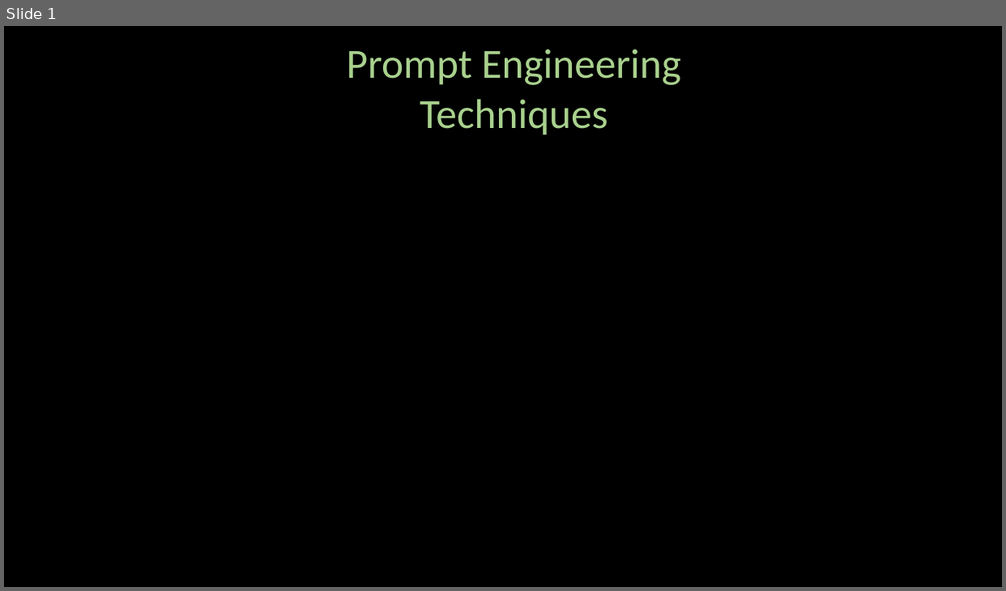
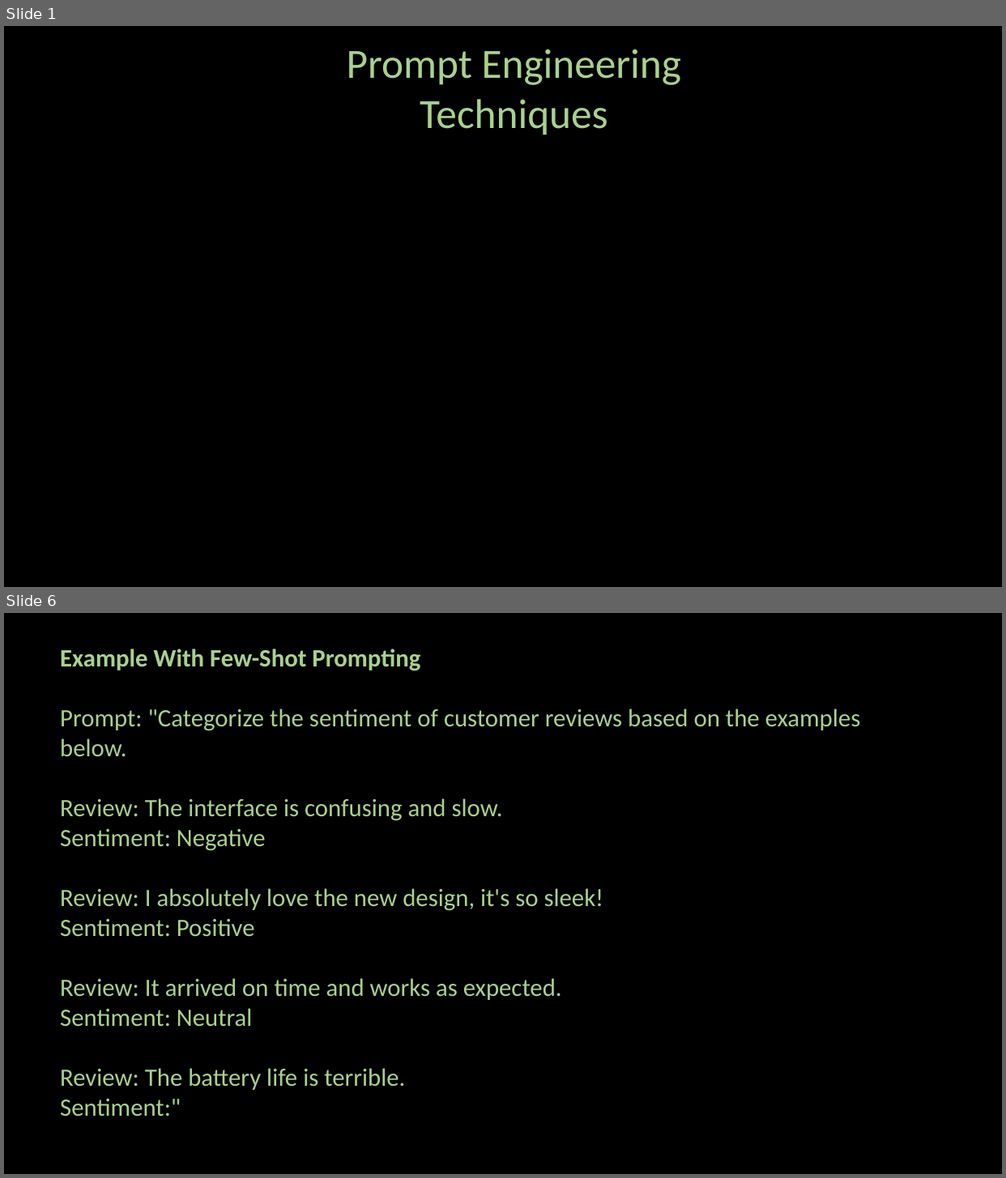
Before and after one commit to ash322ash422/youtube, a slide deck: prompt_engineering/pe-2-techniques.pptx. Shown one above the other, each under a label of ours: slide 1 before the commit, slides 1 and 6 after it; the slides between them are not shown. The pictures are 1006x591 and 1006x1178 pixels, drawn with LibreOffice and Linux fonts; fonts in the diff are those of the drawing; background and template pictures are left out. Boxes give left, top, right and bottom in pixels: in the first picture for what was removed or moved away, otherwise in the second. Text is boxed around its words. In the diff, an @@ line names an element or a change of style, - is before the commit and + after.

```diff
--- a/prompt_engineering/pe-2-techniques.pptx
+++ b/prompt_engineering/pe-2-techniques.pptx
@@ slide 6 added at box(4, 613, 1002, 1174), background #000000 @@
@@ text added at box(60, 649, 861, 1117), 24 pt, text #A9D18E @@
+Example With Few-Shot Prompting
+Prompt: "Categorize the sentiment of customer reviews based on the examples below.
+Review: The interface is confusing and slow.
+Sentiment: Negative
+Review: I absolutely love the new design, it's so sleek!
+Sentiment: Positive
+Review: It arrived on time and works as expected.
+Sentiment: Neutral
+Review: The battery life is terrible.
+Sentiment:"
```
Also in this commit, not shown: 19 other slides added, 1 slide removed, 12 other files.
